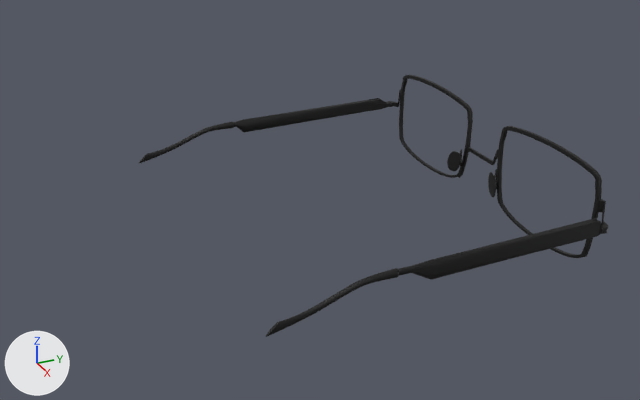
What one commit did to the FBX model app/sampledata/m9.fbx.
Both versions are drawn from a camera (50 mm lens) standing at (0.296, -0.152, 0.17) and looking at (0.007, -0.022, 0.025). The lights are fixed; the arrows at lower left show +X, +Y and +Z. Where no turn or scale is listed for an object, it has been applied to the vertices.

Objects in the first picture: '_Metal_Frame_Reading_Glasses_V2_Max2011_iterations_2:_Metal_Frame_Reading_Glasses_Spectacle_Frame'.
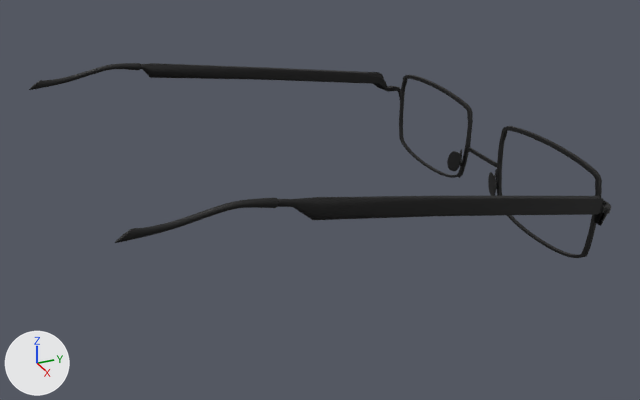
What differs and where, as boxes (x1, y1, x2, y2) in the pictures (640 x 400 px; the box of a moved part takes in the faces that stretch with it):
'_Metal_Frame_Reading_Glasses_V2_Max2011_iterations_2:_Metal_Frame_Reading_Glasses_Spectacle_Frame', reshaped (24% wider, 25% shorter): before (139, 75, 608, 337); after (29, 63, 611, 258)
part 1 of me_mesh, moved or reshaped: before (266, 268, 399, 337); after (115, 198, 278, 243)
part 2 of me_mesh, moved or reshaped: before (139, 122, 234, 163); after (29, 63, 140, 90)
part 3 of me_mesh, moved or reshaped: before (398, 202, 608, 280); after (277, 196, 611, 226)
part 4 of me_mesh, moved or reshaped: before (233, 90, 400, 132); after (140, 63, 401, 97)
part 5 of me_mesh, moved or reshaped: before (492, 148, 502, 165); after (492, 148, 502, 167)

What the commit changed:
me_mesh is used by ob_metal_frame_reading_glasses_v2_max2011_iterations_2__metal_frame_reading_glasses_spectacle_frame; location (-0.0004, -0.0069, 0.0171).
me_mesh had 22962 vertices, 22944 faces and spanned x -0.081..0.079, y -0.067..0.069, z -0.011..0.031.
me_mesh now has 22962 vertices, 22944 faces and spans x -0.081..0.079, y -0.109..0.069, z -0.011..0.048.
me_mesh part 1: the loose piece of 834 vertices spanning x 0.077..0.079, y -0.065..-0.019, z 0.001..0.014 is turned -11 degrees about the x axis through its middle, then moved by (0.0, -0.042, 0.037).
me_mesh part 2: the loose piece of 834 vertices spanning x -0.079..-0.077, y -0.067..-0.021, z 0.001..0.014 is turned -9.3 degrees about the x axis through its middle, then moved by (0.0, -0.042, 0.036).
me_mesh part 3: 3854 of 22962 vertices moved; they spanned x 0.072..0.079, y -0.019..0.068, z 0.007..0.016 and now span x 0.072..0.079, y -0.061..0.068, z 0.013..0.046; mean shift (0.0, -0.007, 0.011); largest move (0.078, -0.019, 0.011) -> (0.078, -0.061, 0.044).
me_mesh part 4: 3733 of 22962 vertices moved; they spanned x -0.081..-0.076, y -0.021..0.067, z 0.008..0.015 and now span x -0.081..-0.075, y -0.062..0.067, z 0.017..0.046; mean shift (0.0, -0.007, 0.012); largest move (-0.078, -0.016, 0.008) -> (-0.078, -0.058, 0.04).
me_mesh part 5: 148 of the vertices in x 0.009..0.012, y 0.066..0.067, z 0.013..0.017 are scaled about their middle by (1, 1, 0.195), then moved by (0.0, 0.0, -0.005).
